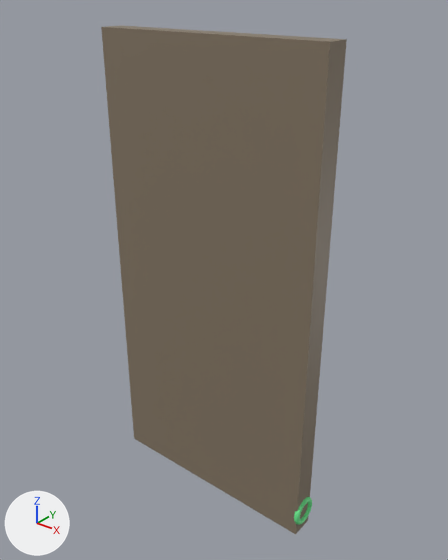
What one commit did to the glTF model resources/gltf/Level0.glb.
Rendered twice from a 50 mm lens placed at (29.4, -35.3, 23.3), pointed at (0.5, 0.9, 0.9). Lighting does not change. The marker at lower left points along +X, +Y and +Z.
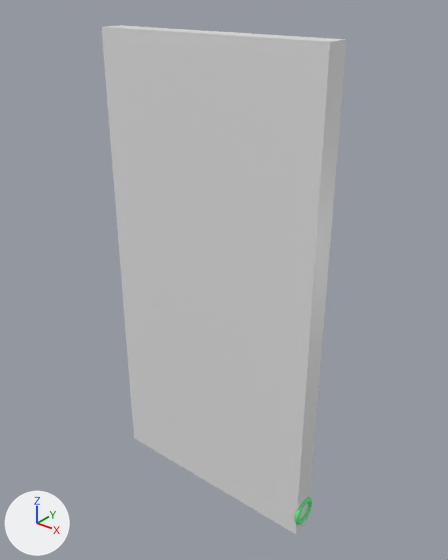
Patch to the scene script:
```diff
--- a/resources/gltf/Level0.glb.py
+++ b/resources/gltf/Level0.glb.py
@@ mat_wall @@
 mat_wall = principled_material('Wall')
-mat_wall.base_color = (0.235, 0.186, 0.13)  # brown #857765
+mat_wall.base_color = (0.8, 0.8, 0.8)  # white #e7e7e7
```

Location of each change, [x1, y1, x2, y2] in pixels of the pictures (448 x 560 px):
'Plane.005', recoloured (brown to white): [101, 27, 330, 534] in both
'Plane.006', recoloured: [296, 39, 347, 534] in both
'Plane.008', recoloured: [106, 25, 346, 42] in both
